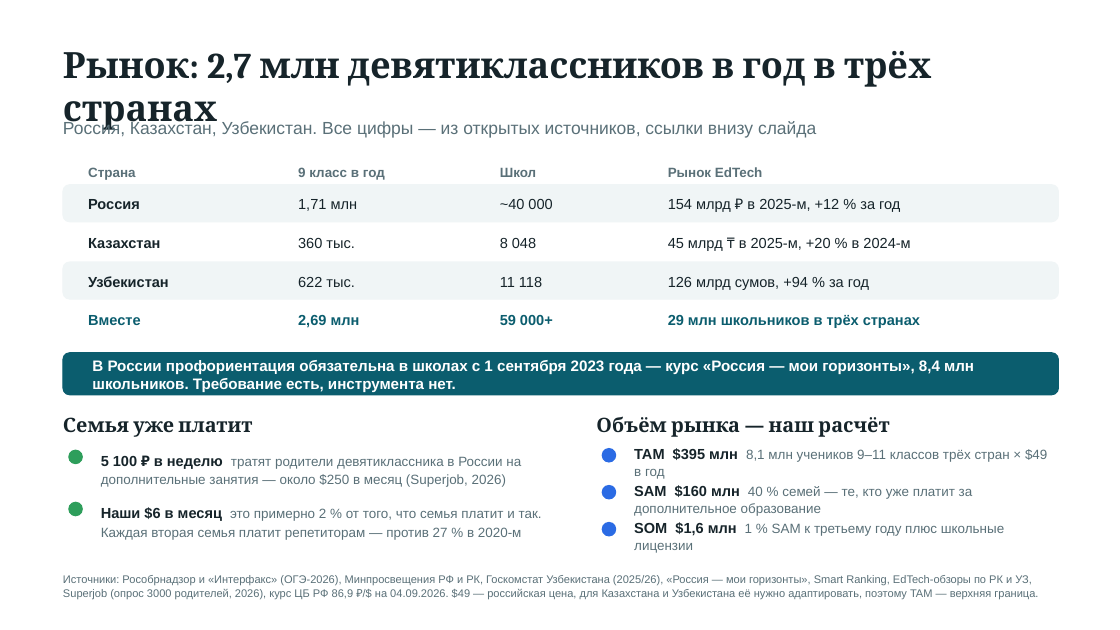
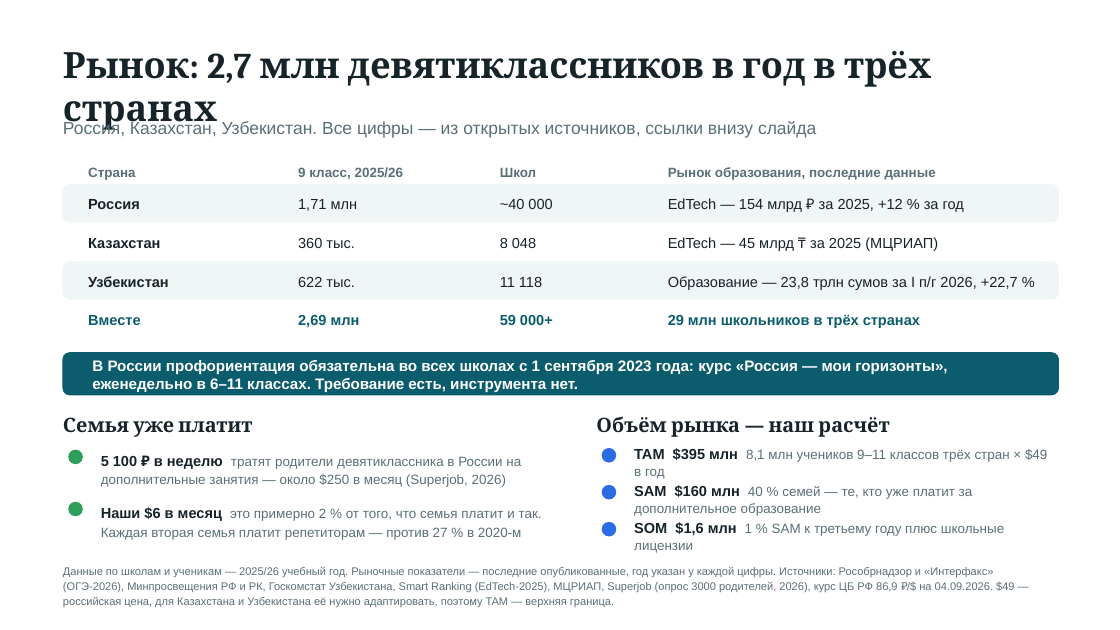
Before and after one commit to nasolyah/career-navigator, a slide deck: slide 9 of deck/Career-Navigator.pptx. Drawn at 1120x630 pixels with LibreOffice and Linux fonts; fonts in the diff are those of the drawing. Boxes give left, top, right and bottom in pixels: in the first picture for what was removed or moved away, otherwise in the second. Text is boxed around its words. In the diff, an @@ line names an element or a change of style, - is before the commit and + after.

```diff
--- a/deck/Career-Navigator.pptx
+++ b/deck/Career-Navigator.pptx
@@ text at bbox=[298, 167, 404, 179]: text changed @@
-9 класс в год
+9 класс, 2025/26
@@ text at bbox=[668, 167, 936, 180]: text changed @@
-Рынок EdTech
+Рынок образования, последние данные
@@ text at bbox=[668, 198, 964, 212]: text changed @@
-154 млрд ₽ в 2025-м, +12 % за год
+EdTech — 154 млрд ₽ за 2025, +12 % за год
@@ text at bbox=[668, 237, 938, 251]: text changed @@
-45 млрд ₸ в 2025-м, +20 % в 2024-м
+EdTech — 45 млрд ₸ за 2025 (МЦРИАП)
@@ text at bbox=[668, 276, 1018, 290]: text changed @@
-126 млрд сумов, +94 % за год
+Образование — 23,8 трлн сумов за I п/г 2026, +22,7 %
@@ text at bbox=[92, 360, 947, 392]: text changed @@
-В России профориентация обязательна в школах с 1 сентября 2023 года — курс «Россия — мои горизонты», 8,4 млн школьников. Требование есть, инструмента нет.
+В России профориентация обязательна во всех школах с 1 сентября 2023 года: курс «Россия — мои горизонты», еженедельно в 6–11 классах. Требование есть, инструмента нет.
@@ text at bbox=[63, 567, 1014, 607]: text changed @@
-Источники: Рособрнадзор и «Интерфакс» (ОГЭ-2026), Минпросвещения РФ и РК, Госкомстат Узбекистана (2025/26), «Россия — мои горизонты», Smart Ranking, EdTech-обзоры по РК и УЗ, Superjob (опрос 3000 родителей, 2026), курс ЦБ РФ 86,9 ₽/$ на 04.09.2026. $49 — российская цена, для Казахстана и Узбекистана её нужно адаптировать, поэтому TAM — верхняя граница.
+Данные по школам и ученикам — 2025/26 учебный год. Рыночные показатели — последние опубликованные, год указан у каждой цифры. Источники: Рособрнадзор и «Интерфакс» (ОГЭ-2026), Минпросвещения РФ и РК, Госкомстат Узбекистана, Smart Ranking (EdTech-2025), МЦРИАП, Superjob (опрос 3000 родителей, 2026), курс ЦБ РФ 86,9 ₽/$ на 04.09.2026. $49 — российская цена, для Казахстана и Узбекистана её нужно адаптировать, поэтому TAM — верхняя граница.
```
Also in this commit, not shown: 7 other files.
